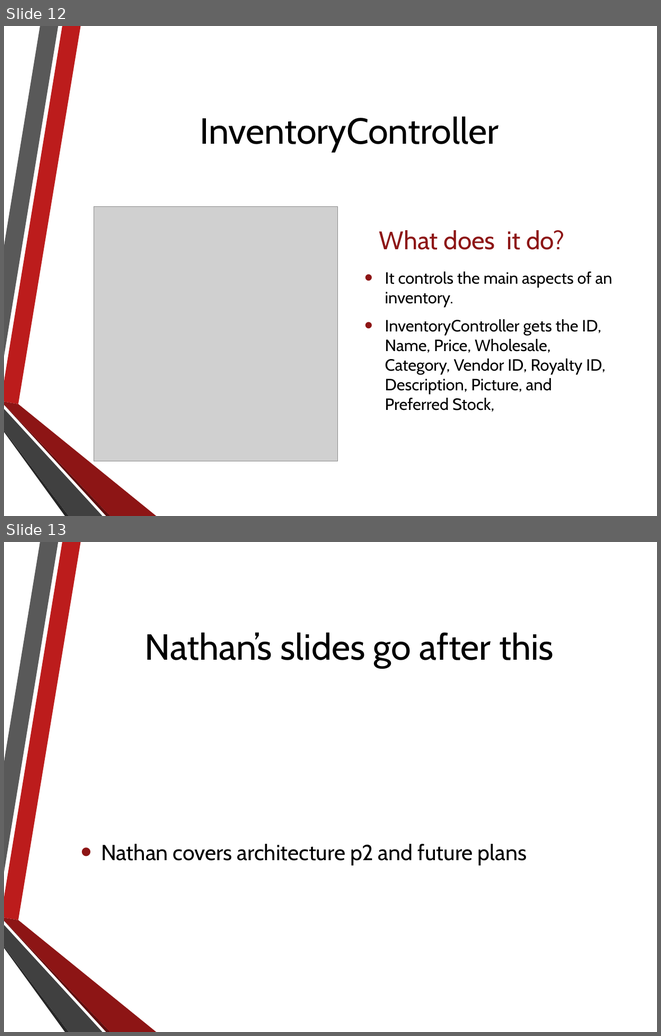
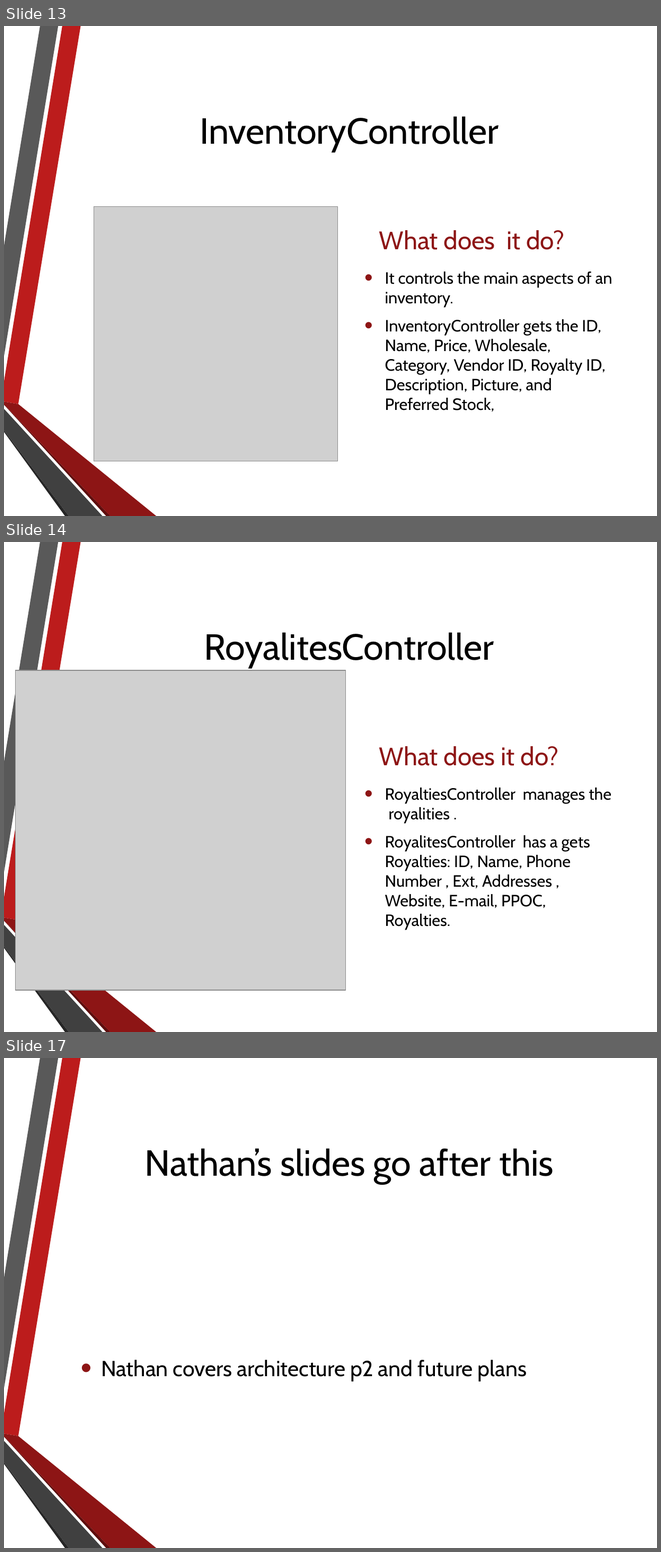
Before and after one commit to NathanielInman/IMS, a slide deck: Presentation.pptx. Shown one above the other, each under a label of ours: slides 12 and 13 before the commit, slides 13, 14 and 17 after it; the slides between them are not shown. The pictures are 661x1036 and 661x1552 pixels, drawn with LibreOffice and Linux fonts; fonts in the diff are those of the drawing; grey boxes stand for pictures; background and template pictures are left out. Boxes give left, top, right and bottom in pixels: in the first picture for what was removed or moved away, otherwise in the second. Text is boxed around its words. In the diff, an @@ line names an element or a change of style, - is before the commit and + after.

```diff
--- a/Presentation.pptx
+++ b/Presentation.pptx
@@ slide 14 added at <box>4,542,657,1032</box>, background picture (left out); not listed: 6 template elements that a slide beside it also shows @@
@@ title added at <box>204,632,494,668</box>, 40 pt, text #000000 @@
+RoyalitesController
@@ picture added at <box>15,671,345,990</box> @@
@@ text added at <box>379,746,559,766</box>, 28 pt, text #8D1515 @@
+What does it do?
@@ text added at <box>385,787,611,929</box>, 18 pt, text #000000 @@
+• RoyaltiesController manages the royalities .
+• RoyalitesController has a gets Royalties: ID, Name, Phone Number , Ext, Addresses , Website, E-mail, PPOC, Royalties.
@@ what was slide 12 is now slide 13 @@
@@ what was slide 13 is now slide 17 @@
```
Also in this commit, not shown: 3 other slides added.
